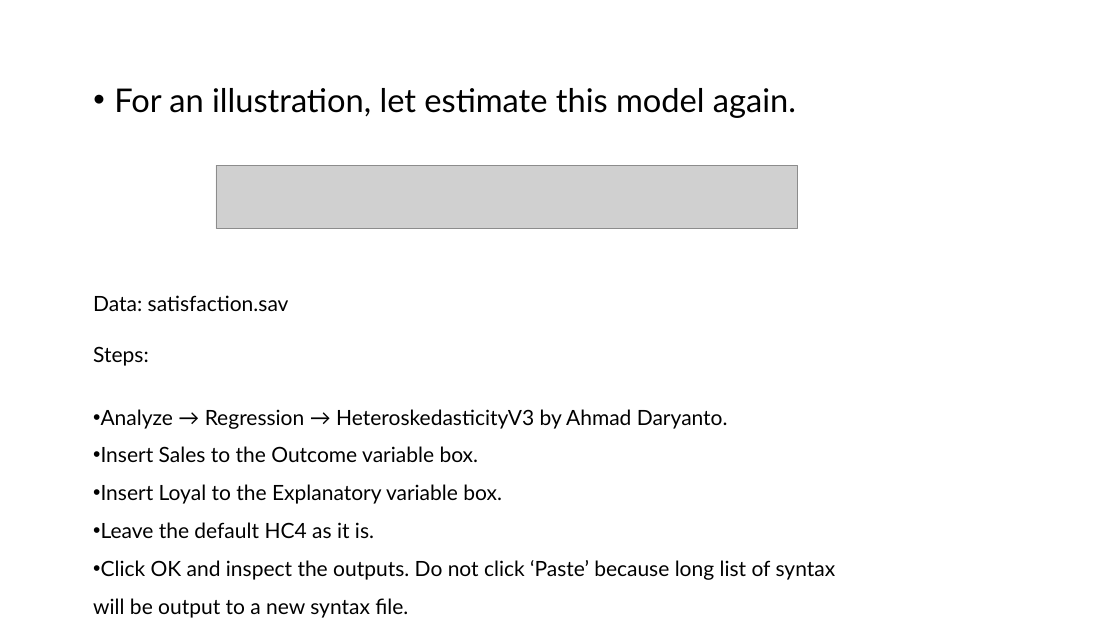
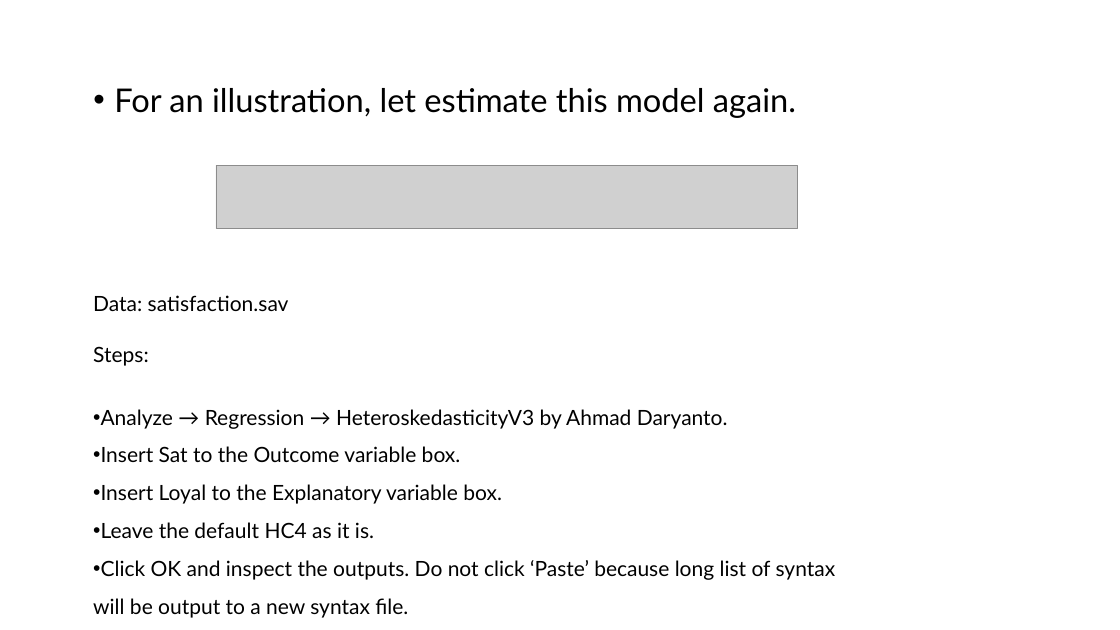
Before and after one commit to ahdar1/FIA, a slide deck: slide 12 of Heteroskedasticity.ptx.pptx. Drawn at 1120x630 pixels with LibreOffice and Linux fonts; fonts in the diff are those of the drawing; grey boxes stand for pictures. Boxes give left, top, right and bottom in pixels: in the first picture for what was removed or moved away, otherwise in the second. Text is boxed around its words. In the diff, an @@ line names an element or a change of style, - is before the commit and + after.

```diff
--- a/Heteroskedasticity.ptx.pptx
+++ b/Heteroskedasticity.ptx.pptx
@@ text at (x1=101, y1=446, x2=461, y2=462): text changed @@
-• Insert Sales to the Outcome variable box.
+• Insert Sat to the Outcome variable box.
```
